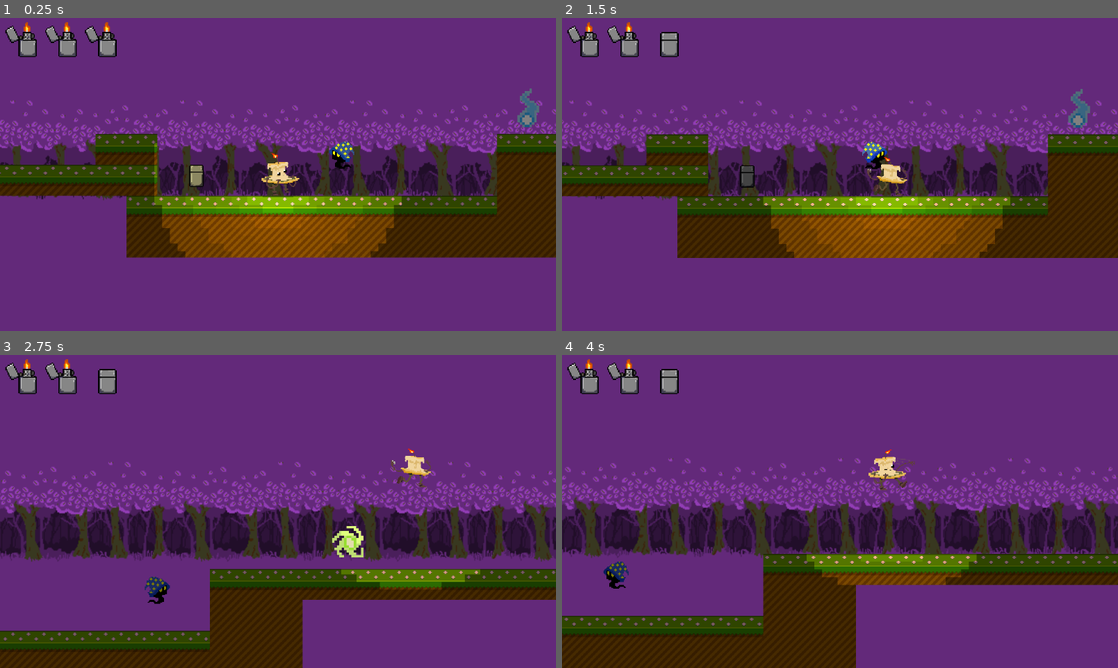
Above: before the commit, frames 1-4 (two rows, left to right).
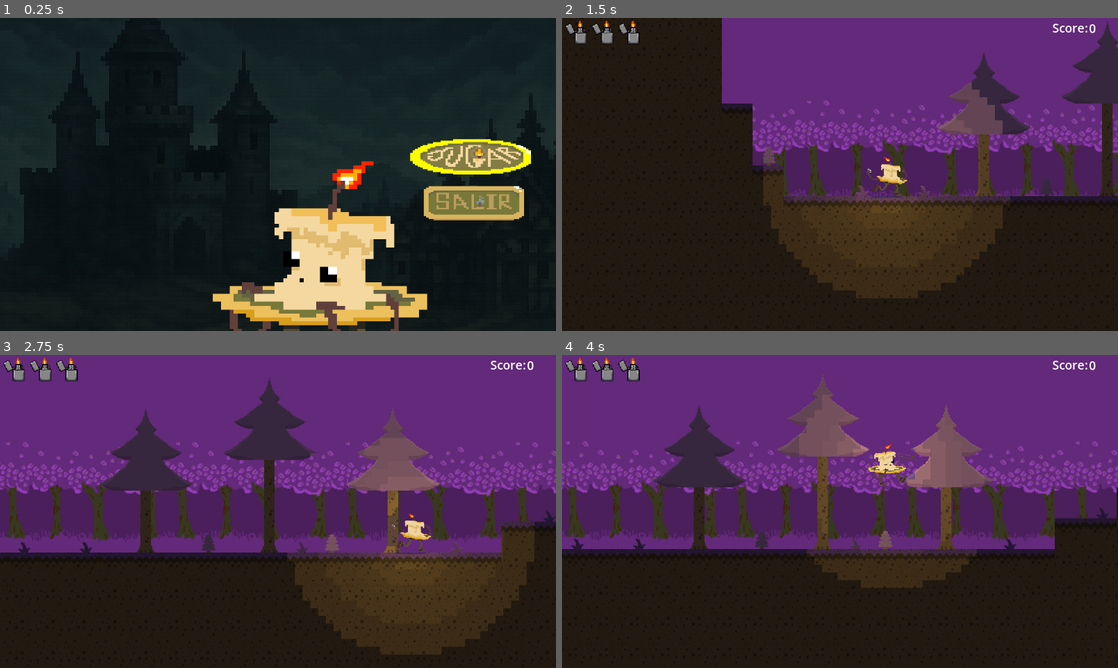
Above: after the commit, the same moments.

Repository: IvanGutierrez0/GameJam2025
Game: Godot game, scene res://Scenes/menu_inicio.tscn
Same seed, same stepped clock (60 frames per second), same inputs: the game is played once before the commit and once after it. Before the commit the project starts from res://Scenes/main.tscn. Sound files missing from this copy of the repository are replaced by a short silence.
Inputs (mouse positions are in pixels of both pictures, inside the frame that each line leads up to):
- Up to frame 1 (0.25 s): no input
- Up to frame 2 (1.5 s): click (1034, 155) at 0.52 s; hold D (moveRight) from 1.28 s (still down); hold Space (useHab) from 1.28 s (still down)
- Up to frame 3 (2.75 s): keep holding D (moveRight); tap W (jump) at 1.52, 2.27 s; release Space (useHab) at 2.03 s; tap Space (useHab) at 2.1 s
- Up to frame 4 (4 s): release D (moveRight) at 2.78 s; hold A (moveLeft) 2.78-3.53 s; hold Space (useHab) 2.78-3.53 s; hold D (moveRight) from 3.53 s (still down); tap Space (useHab) at 3.6 s; tap W (jump) at 3.77 s

The runs differ from the first frame. In frame 1, 99% of the frame differs, in the area x 0-100%, y 0-100%; in frame 2, 71%; in frame 3, 60%; in frame 4, 60%.

Commit message:
Equalized

Diff:
--- a/Scenes/Level1.tscn
+++ b/Scenes/Level1.tscn
@@ -403,25 +403,32 @@
 position = Vector2(1936, 560)
 
 [node name="Spikes10" parent="Traps" instance=ExtResource("28_4rcpl")]
-position = Vector2(2576, 560)
+position = Vector2(2576, 545)
+scale = Vector2(1, 2)
 
 [node name="Spikes11" parent="Traps" instance=ExtResource("28_4rcpl")]
-position = Vector2(2608, 560)
+position = Vector2(2608, 545)
+scale = Vector2(1, 2)
 
 [node name="Spikes12" parent="Traps" instance=ExtResource("28_4rcpl")]
-position = Vector2(2735, 560)
+position = Vector2(2735, 545)
+scale = Vector2(1, 2)
 
 [node name="Spikes13" parent="Traps" instance=ExtResource("28_4rcpl")]
-position = Vector2(2768, 560)
+position = Vector2(2768, 545)
+scale = Vector2(1, 2)
 
 [node name="Spikes14" parent="Traps" instance=ExtResource("28_4rcpl")]
-position = Vector2(2768, 560)
+position = Vector2(2768, 545)
+scale = Vector2(1, 2)
 
 [node name="Spikes15" parent="Traps" instance=ExtResource("28_4rcpl")]
-position = Vector2(2928, 560)
+position = Vector2(2928, 545)
+scale = Vector2(1, 2)
 
 [node name="Spikes16" parent="Traps" instance=ExtResource("28_4rcpl")]
-position = Vector2(2960, 560)
+position = Vector2(2960, 545)
+scale = Vector2(1, 2)
 
 [node name="Items" type="Node2D" parent="."]
 position = Vector2(-173, 352)
--- a/Scenes/game_over.tscn
+++ b/Scenes/game_over.tscn
@@ -70,6 +70,7 @@
 
 [node name="AudioStreamPlayer" type="AudioStreamPlayer" parent="."]
 stream = ExtResource("5_uw8dw")
+volume_db = -3.0
 autoplay = true
 
 [node name="Ded" type="Sprite2D" parent="."]
--- a/Scenes/menu_inicio.tscn
+++ b/Scenes/menu_inicio.tscn
@@ -93,4 +93,5 @@
 
 [node name="AudioStreamPlayer" type="AudioStreamPlayer" parent="."]
 stream = ExtResource("6_r1ml1")
+volume_db = -24.0
 autoplay = true
--- a/Scripts/game_over.gd
+++ b/Scripts/game_over.gd
@@ -22,12 +22,9 @@
 
 
 func _on_jugar_pressed():
-	print("¡Botón JUGAR pulsado!")
-	get_tree().change_scene_to_file("res://escena_principal.tscn")
-
+	get_tree().change_scene_to_file("res://Scenes/Level1.tscn")
 
 func _on_salir_pressed():
-	print("¡Botón SALIR pulsado!")
 	get_tree().quit()
 
 
--- a/Scripts/menu_inicio.gd
+++ b/Scripts/menu_inicio.gd
@@ -22,12 +22,10 @@
 
 
 func _on_jugar_pressed():
-	print("¡Botón JUGAR pulsado!")
-	get_tree().change_scene_to_file("res://escena_principal.tscn")
+	get_tree().change_scene_to_file("res://Scenes/Level1.tscn")
 
 
 func _on_salir_pressed():
-	print("¡Botón SALIR pulsado!")
 	get_tree().quit()
 
 
--- a/Scripts/player_cb.gd
+++ b/Scripts/player_cb.gd
@@ -106,7 +106,7 @@
 	main.setPlayerLifes(health)
 
 	if health <= 0:
-		hide()
+		get_tree().change_scene_to_file("res://Scenes/game_over.tscn")
 
 func blind() -> void:
 	transparency = 1
--- a/project.godot
+++ b/project.godot
@@ -11,7 +11,7 @@
 [application]
 
 config/name="GameJam2025"
-run/main_scene="uid://qd85xgd5g6kw"
+run/main_scene="uid://dcope63frcsnc"
 config/features=PackedStringArray("4.4", "GL Compatibility")
 config/icon="res://icon.svg"
 
Not shown: 1 places in Scenes/menu_inicio.tscn that only renumber resources
